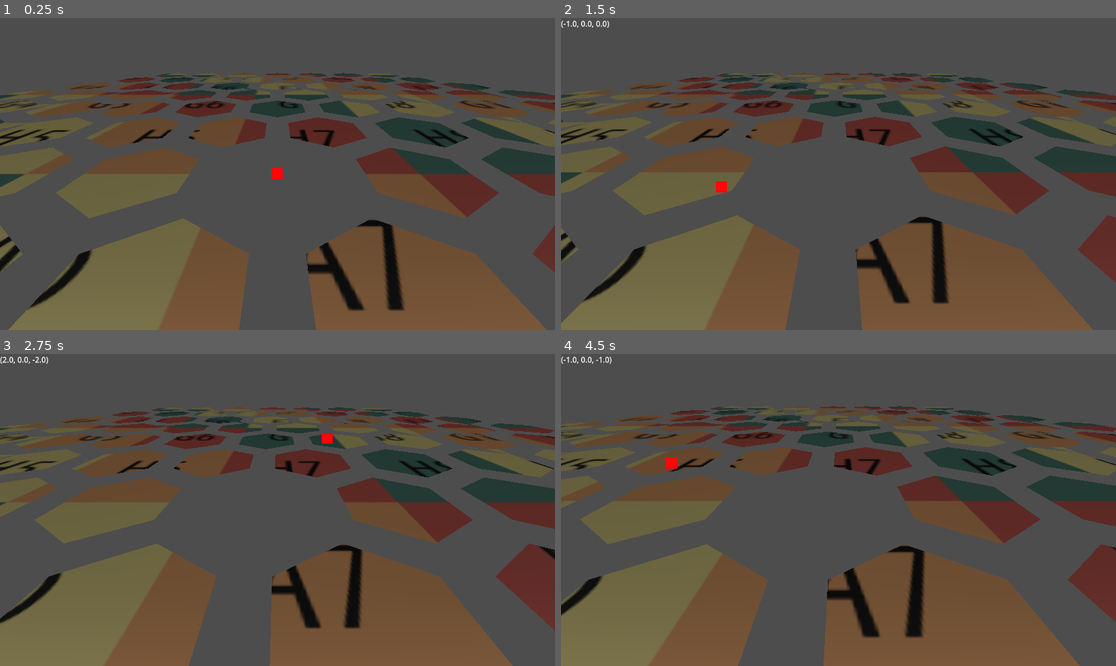
Above: before the commit, frames 1-4 (two rows, left to right).
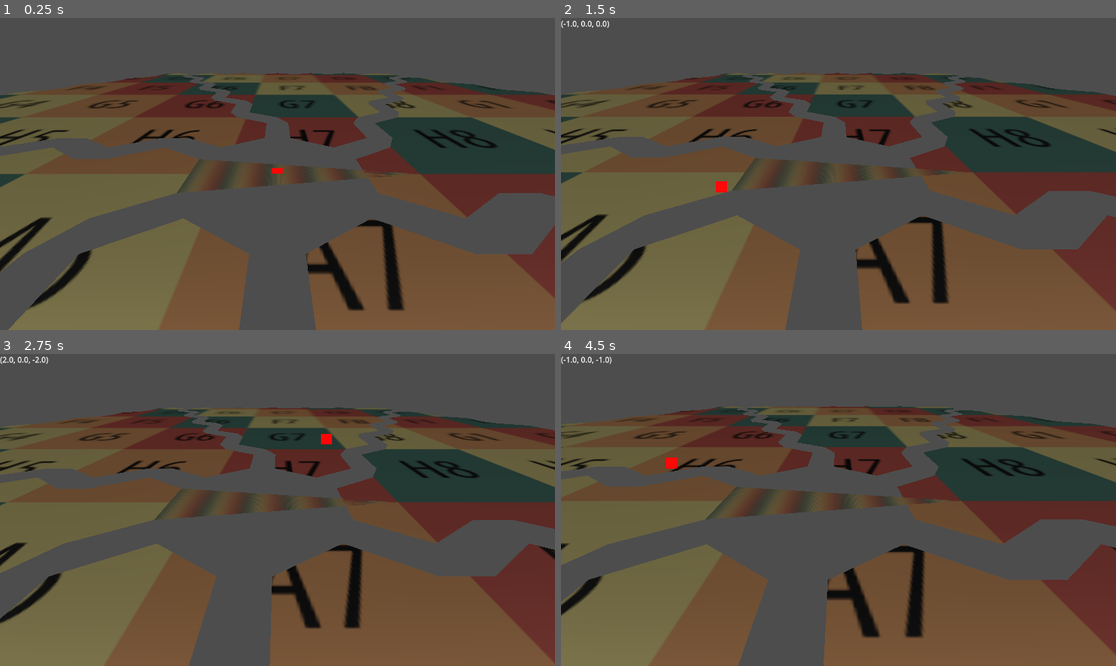
Above: after the commit, the same moments.

Repository: Deathlymad/basin_game
Game: Godot game, scene res://scenes/MainScene/MainScene.tscn
Same seed, same stepped clock (60 frames per second), same inputs: the game is played once before the commit and once after it.
Inputs (mouse positions are in pixels of both pictures, inside the frame that each line leads up to):
- Up to frame 1 (0.25 s): no input
- Up to frame 2 (1.5 s): tap Enter at 0.5 s; move the mouse to (960, 158) at 0.52 s; hold D (right) 0.53-1.28 s; hold Middle mouse button (Middle_Click) 0.53-1.28 s; tap Space at 1.25 s; move the mouse to (727, 189) at 1.27 s; hold Down (backward) from 1.28 s (still down); right-click (727, 189) at 1.35 s
- Up to frame 3 (2.75 s): move the mouse to (333, 441) at 2.02 s; release Down (backward) at 2.03 s; hold D (right) from 2.03 s (still down); hold Mouse wheel up (ZoomIn) from 2.03 s (still down)
- Up to frame 4 (4.5 s): move the mouse to (810, 572) at 2.77 s; release D (right) at 2.78 s; release Mouse wheel up (ZoomIn) at 2.78 s; hold Shift (SpeedUp) 2.78-3.53 s; tap Mouse wheel down (ZoomOut) at 2.85 s; tap Enter at 3.5 s; move the mouse to (1005, 556) at 3.52 s; hold Middle mouse button (Middle_Click) 3.53-4.28 s; hold A (left) from 3.53 s (still down); tap Space at 4.25 s; move the mouse to (672, 463) at 4.27 s; right-click (672, 463) at 4.35 s

The runs differ from the first frame. In frame 1, 12% of the frame differs, in the area x 0-100%, y 18-100%; in frame 2, 12%; in frame 3, 12%; in frame 4, 12%.

Commit message:
added chunk-internal  interpolation

Diff:
--- a/scenes/HexGridScene/hex_grid_scene.gd
+++ b/scenes/HexGridScene/hex_grid_scene.gd
@@ -33,16 +33,27 @@
 	start_pos = start_pos.step_in_dir(direction)
 	var root = start_pos.duplicate()
 
+	var last_major_hex = null
 	for i in range(size):
 		var hex = Hexagon.new()
 		hex.hex_position = start_pos.duplicate()
+		if(last_major_hex != null):
+			hex.add_neighbor(last_major_hex)
+			hex.add_neighbor(hexagons[len(hexagons) - (size - i - 1) - 1])
+		last_major_hex = hex
 		hexagons.append(hex)
 		var step_pos = start_pos.duplicate()
 		start_pos.step_in_dir(direction)
 		step_pos.step_in_dir(next_dir)
+		var last_minor_hex = hex
 		for j in range(size - i - 1):
 			hex = Hexagon.new()
 			hex.hex_position = step_pos.duplicate()
+			hex.add_neighbor(last_minor_hex)
+			if (size - (i - 1)) <= len(hexagons):
+				hex.add_neighbor(hexagons[len(hexagons) - (size - (i - 1))])
+				hex.add_neighbor(hexagons[len(hexagons) - (size - (i - 1)) + 1])
+			last_minor_hex = hex
 			hexagons.append(hex)
 			step_pos.step_in_dir(next_dir)
 
@@ -55,26 +66,72 @@
 		arrays[Mesh.ARRAY_INDEX].append_array(res[1])
 		arrays[Mesh.ARRAY_TEX_UV].append_array(res[2])
 
+func add_connectors_to_grid(arrays):
+	for h in hexagons:
+		for n in [HexHelper.HexDirection.NE, HexHelper.HexDirection.E, HexHelper.HexDirection.SE]:
+			var o = h.get_neighbor_in_dir(n)
+			if o != null and o in hexagons:
+				#I can probably inline this, but i am lazy and don't understand my own helper functions anymore
+				if n == HexHelper.HexDirection.NE:
+					arrays[Mesh.ARRAY_INDEX].append(hexagons.find(h) * 7 + 3)
+					arrays[Mesh.ARRAY_INDEX].append(hexagons.find(h) * 7 + 4)
+					arrays[Mesh.ARRAY_INDEX].append(hexagons.find(o) * 7 + 1)
 
-func add_connectors_to_grid(arrays):
-	var i = 0
-	var last_in_major_dir = 0
-	var next_dir = HexHelper.get_next_hex_direction(direction)
-	for h in range(size):
+					arrays[Mesh.ARRAY_INDEX].append(hexagons.find(h) * 7 + 4)
+					arrays[Mesh.ARRAY_INDEX].append(hexagons.find(o) * 7 + 6)
+					arrays[Mesh.ARRAY_INDEX].append(hexagons.find(o) * 7 + 1)
+				elif n == HexHelper.HexDirection.E:
+					arrays[Mesh.ARRAY_INDEX].append(hexagons.find(h) * 7 + 4)
+					arrays[Mesh.ARRAY_INDEX].append(hexagons.find(h) * 7 + 5)
+					arrays[Mesh.ARRAY_INDEX].append(hexagons.find(o) * 7 + 1)
 
-		#pass
+					arrays[Mesh.ARRAY_INDEX].append(hexagons.find(o) * 7 + 2)
+					arrays[Mesh.ARRAY_INDEX].append(hexagons.find(h) * 7 + 4)
+					arrays[Mesh.ARRAY_INDEX].append(hexagons.find(o) * 7 + 1)
+				elif n == HexHelper.HexDirection.SE:
+					arrays[Mesh.ARRAY_INDEX].append(hexagons.find(h) * 7 + 5)
+					arrays[Mesh.ARRAY_INDEX].append(hexagons.find(h) * 7 + 6)
+					arrays[Mesh.ARRAY_INDEX].append(hexagons.find(o) * 7 + 2)
 
-		i += 7
-		for j in range(size - h - 2):
+					arrays[Mesh.ARRAY_INDEX].append(hexagons.find(h) * 7 + 5)
+					arrays[Mesh.ARRAY_INDEX].append(hexagons.find(o) * 7 + 2)
+					arrays[Mesh.ARRAY_INDEX].append(hexagons.find(o) * 7 + 3)
 
-			i += 7
-			arrays[Mesh.ARRAY_INDEX].append(i + direction)
-			arrays[Mesh.ARRAY_INDEX].append(i + next_dir)
-			arrays[Mesh.ARRAY_INDEX].append(i + 7 + HexHelper.get_opposite_hex_direction(direction))
-			arrays[Mesh.ARRAY_INDEX].append(i + next_dir)
-			arrays[Mesh.ARRAY_INDEX].append(i + 7 + HexHelper.get_opposite_hex_direction(direction))
-			arrays[Mesh.ARRAY_INDEX].append(i + 7 + HexHelper.get_opposite_hex_direction(next_dir))
+func generate_triangles(arrays):
+	for h in hexagons:
+		var a = h.get_neighbor_in_dir(HexHelper.HexDirection.NE)
+		var b = h.get_neighbor_in_dir(HexHelper.HexDirection.E)
+		var c = h.get_neighbor_in_dir(HexHelper.HexDirection.SE)
 
+		if b == null or not b in hexagons:
+			continue
+
+		if a != null and a in hexagons:
+			arrays[Mesh.ARRAY_INDEX].append(hexagons.find(b) * 7 + 2)
+			arrays[Mesh.ARRAY_INDEX].append(hexagons.find(a) * 7 + 6)
+			arrays[Mesh.ARRAY_INDEX].append(hexagons.find(h) * 7 + 4)
+		if c != null and c in hexagons:
+			arrays[Mesh.ARRAY_INDEX].append(hexagons.find(c) * 7 + 3)
+			arrays[Mesh.ARRAY_INDEX].append(hexagons.find(b) * 7 + 1)
+			arrays[Mesh.ARRAY_INDEX].append(hexagons.find(h) * 7 + 5)
+
+
+func generate_chunk_border_in_dir(arrays, direction:HexHelper.HexDirection):
+	var start_pos = HexHelper.HexCoordinate.new(0, 0, 0)
+	var dir = HexHelper.get_opposite_hex_direction(direction)
+
+	var pos = start_pos.step_in_dir(dir)
+	for j in range(size):
+		if direction == HexHelper.HexDirection.NE:
+			arrays[Mesh.ARRAY_INDEX].append(len(arrays[Mesh.ARRAY_VERTEX]))
+			arrays[Mesh.ARRAY_INDEX].append(len(arrays[Mesh.ARRAY_VERTEX]) + 1)
+			arrays[Mesh.ARRAY_INDEX].append(0)
+
+			arrays[Mesh.ARRAY_VERTEX].append(pos.to_carthesian() + Vector3( HexHelper.INNER_RADIUS * HexHelper.SOLID_RADIUS, 0,  0.5 * HexHelper.OUTER_RADIUS * HexHelper.SOLID_RADIUS))
+			arrays[Mesh.ARRAY_VERTEX].append(pos.to_carthesian() + Vector3( HexHelper.INNER_RADIUS * HexHelper.SOLID_RADIUS, 0, -0.5 * HexHelper.OUTER_RADIUS * HexHelper.SOLID_RADIUS))
+
+			arrays[Mesh.ARRAY_TEX_UV].append(Vector2())
+			arrays[Mesh.ARRAY_TEX_UV].append(Vector2())
 
 func generate_mesh():
 	_calculate_global_uv_ratio()
@@ -86,6 +143,8 @@
 
 	add_hexagons_to_geometry(arrays)
 	add_connectors_to_grid(arrays)
+	generate_triangles(arrays)
+	generate_chunk_border_in_dir(arrays, HexHelper.get_prev_hex_direction(direction))
 	# Create the Mesh.
 	$MeshInstance3D.mesh = ArrayMesh.new()
 	$MeshInstance3D.mesh.add_surface_from_arrays(Mesh.PRIMITIVE_TRIANGLES, arrays)
--- a/scenes/HexScene/hexagon.gd
+++ b/scenes/HexScene/hexagon.gd
@@ -4,6 +4,22 @@
 
 var height : float
 var hex_position : HexHelper.HexCoordinate
+var neighbors : Array[Hexagon]
+
+func add_neighbor(hex : Hexagon, propagate:bool = true):
+	if not hex in neighbors:
+		if propagate:
+			hex.add_neighbor(self, false)
+		neighbors.append(hex)
+func remove_neighbor(hex : Hexagon, propagate:bool = true):
+	if hex in neighbors:
+		if propagate:
+			hex.remove_neighbor(self, false)
+		neighbors.erase(hex)
+func get_neighbor_in_dir(dir : HexHelper.HexDirection):
+	for hex in neighbors:
+		if hex_position.duplicate().minus(hex.hex_position).get_direction() == dir:
+			return hex
 
 func _update_mesh(uv_ratio : Vector2, uv_offset : Vector2, coord_offset : Vector3 = Vector3.ZERO, idx_offset : int = 0):
 	var pts : Array[Vector3] = []
@@ -32,7 +48,6 @@
 	for point in pts:
 		var pt = Vector2(point.x, point.z)
 		var local_norm_uv = (pt + uv_offset) / uv_ratio
-		print(local_norm_uv)
 		var new_uv = local_norm_uv + (uv_ratio/2)
 
 		uvs.append(new_uv)
--- a/scripts/hex_helper.gd
+++ b/scripts/hex_helper.gd
@@ -32,6 +32,25 @@
 
 	func duplicate():
 		return HexCoordinate.new(pos.x, pos.y, pos.z)
+
+	func get_direction():
+		round_coord()
+		if abs(pos.x + pos.z) > 1:
+			print("ERROR: attempted to compute direction on non-normalized coordinate")
+		else:
+			if pos.z == 1 and pos.x == 0:
+				return HexDirection.NE
+			elif pos.x == 1 and pos.z == 0:
+				return HexDirection.E
+			elif pos.x == 1 and pos.z == -1:
+				return HexDirection.SE
+			elif pos.z == -1 and pos.z == 0:
+				return HexDirection.SW
+			elif pos.x == -1 and pos.z == 0:
+				return HexDirection.W
+			elif pos.x == -1 and pos.z == 1:
+				return HexDirection.NW
+
 
 	func step_in_dir(dir : HexDirection):
 		if dir == HexDirection.NE:
